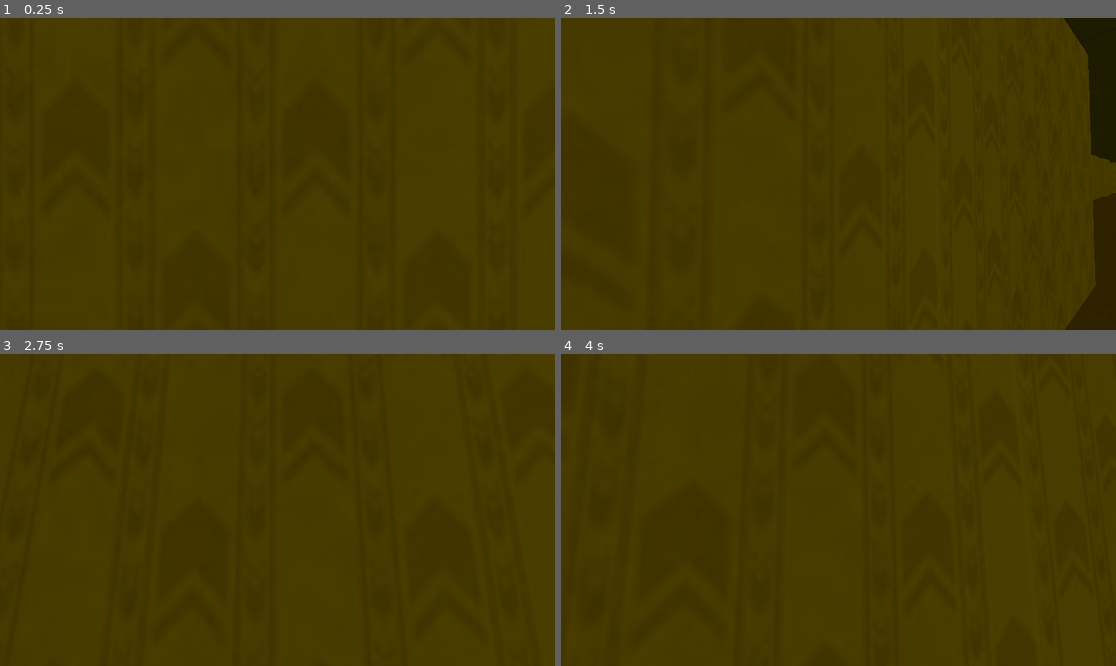
Above: before the commit, frames 1-4 (two rows, left to right).
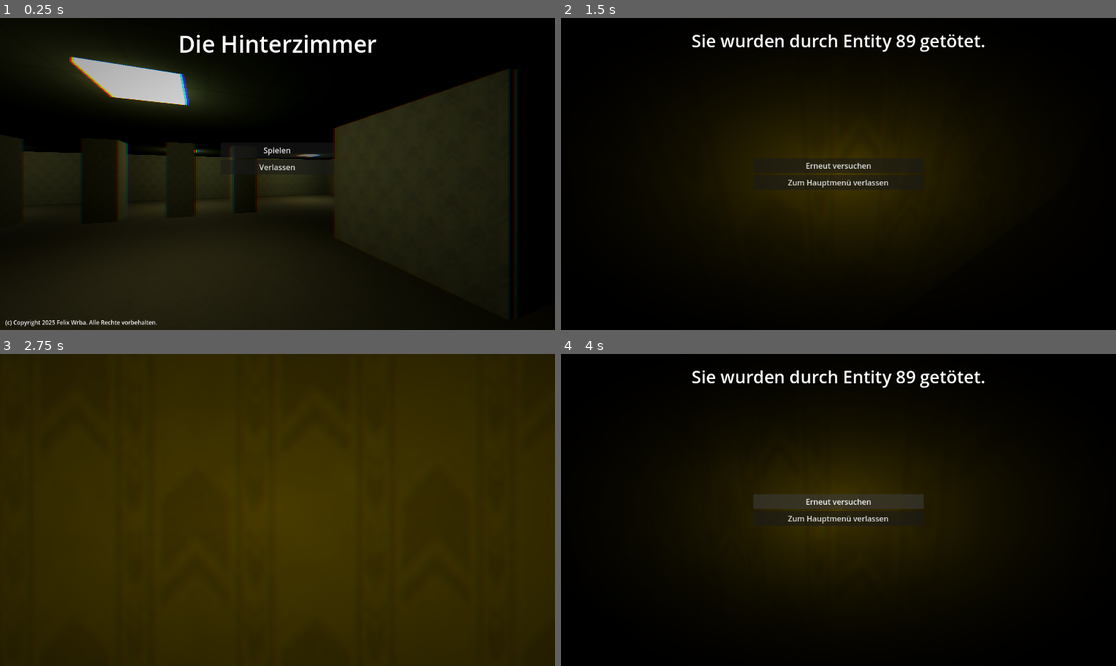
Above: after the commit, the same moments.

Repository: FelixWrba/backrooms_game
Game: Godot game, scene res://screens/menu.tscn
The game is run twice, just before and just after one commit, with the same random seed, the same clock (stepped at 60 frames per second) and the same inputs. Before the commit the project starts from res://main.tscn.
Inputs (mouse positions are in pixels of both pictures, inside the frame that each line leads up to):
- Up to frame 1 (0.25 s): no input
- Up to frame 2 (1.5 s): click (838, 149) at 0.5 s, where only the run after the commit has a clickable "Spielen"; tap Enter at 1.25 s; move the mouse to (866, 174) at 1.27 s; hold Up (ui_up) from 1.28 s (still down)
- Up to frame 3 (2.75 s): tap Space (jump) at 1.52 s; release Up (ui_up) at 2 s; click (277, 500) at 2 s, where only the run after the commit has a clickable "Erneut versuchen"
- Up to frame 4 (4 s): tap Space (jump) at 2.75, 3.02 s; move the mouse to (810, 510) at 2.77 s; hold Up (ui_up) from 2.78 s (still down); move the mouse to (849, 503) at 3.52 s

The runs differ from the first frame. In frame 1, 98% of the frame differs, in the area x 0-100%, y 0-100%; in frame 2, 98%; in frame 3, 20%; in frame 4, 98%.

Commit message:
Added screens

Diff:
--- a/chunks.gd
+++ b/chunks.gd
@@ -33,7 +33,7 @@
 	[0, 0, 0, 0],
 	[0, 1, 1, 1],
 ]
-var chunkWallLookup = createWalllLookup(chunkWalls)
+var chunkWallLookup = createWalllLookup()
 var chunks = {}
 
 func _ready() -> void:
@@ -47,7 +47,7 @@
 	removeChunks(start, end)
 	spawnChunks(start, end)
 
-func createWalllLookup(walls: Array) -> Dictionary:
+func createWalllLookup() -> Dictionary:
 	var lookup = {
 		0: {
 			0: {
--- /dev/null
+++ b/effects.tscn
@@ -0,0 +1,46 @@
+[gd_scene load_steps=5 format=3 uid="uid://bua0ohmdym1mc"]
+
+[ext_resource type="Shader" uid="uid://cwmwpeq8srb15" path="res://rgb_displace.gdshader" id="1_nwluy"]
+[ext_resource type="Shader" uid="uid://bhbflk45jygr8" path="res://vignette.gdshader" id="2_ttf8j"]
+
+[sub_resource type="ShaderMaterial" id="ShaderMaterial_1hsv4"]
+shader = ExtResource("1_nwluy")
+shader_parameter/blur_amount = 9.499999986672947e-08
+shader_parameter/mix_amount = 0.0
+shader_parameter/color_over = Color(0, 0, 0, 1)
+shader_parameter/r_displacement = Vector2(3, 0)
+shader_parameter/g_displacement = Vector2(0, 0)
+shader_parameter/b_displacement = Vector2(-3, 0)
+
+[sub_resource type="ShaderMaterial" id="ShaderMaterial_753un"]
+shader = ExtResource("2_ttf8j")
+shader_parameter/outerRadius = 1.0
+shader_parameter/MainAlpha = 0.330000015675
+
+[node name="Effects" type="Control"]
+layout_mode = 3
+anchors_preset = 15
+anchor_right = 1.0
+anchor_bottom = 1.0
+grow_horizontal = 2
+grow_vertical = 2
+
+[node name="rgb_displace" type="ColorRect" parent="."]
+material = SubResource("ShaderMaterial_1hsv4")
+layout_mode = 1
+anchors_preset = 15
+anchor_right = 1.0
+anchor_bottom = 1.0
+grow_horizontal = 2
+grow_vertical = 2
+color = Color(0, 0, 0, 0)
+
+[node name="ColorRect" type="ColorRect" parent="."]
+material = SubResource("ShaderMaterial_753un")
+layout_mode = 1
+anchors_preset = 15
+anchor_right = 1.0
+anchor_bottom = 1.0
+grow_horizontal = 2
+grow_vertical = 2
+color = Color(0, 0, 0, 0)
--- a/player.gd
+++ b/player.gd
@@ -5,6 +5,8 @@
 const SPEED = 5.0
 const JUMP_VELOCITY = 4.5
 const MOUSE_SENSITIVITY = 0.5
+
+var isPaused = false
 
 func _ready() -> void:
 	Input.set_mouse_mode(Input.MOUSE_MODE_CAPTURED)
@@ -31,7 +33,27 @@
 	move_and_slide()
 
 func _input(event) -> void:
-	if event is InputEventMouseMotion:
+	if event is InputEventMouseMotion and not isPaused:
 		rotate_y(deg_to_rad(-event.relative.x * MOUSE_SENSITIVITY))
 		head.rotate_x(deg_to_rad(-event.relative.y * MOUSE_SENSITIVITY))
 		head.rotation.x = clamp(head.rotation.x, deg_to_rad(-89), deg_to_rad(89))
+
+	# Pause game
+	if Input.is_action_just_pressed("pause") and not isPaused:
+		get_tree().paused = true
+		isPaused = true
+		get_node('head/Camera3D/pause').visible = true
+		Input.set_mouse_mode(Input.MOUSE_MODE_VISIBLE)
+
+	# Die
+	if Input.is_action_just_pressed('ui_up'):
+		get_tree().paused = true
+		get_node('head/Camera3D/death').visible = true
+		Input.set_mouse_mode(Input.MOUSE_MODE_VISIBLE)
+
+# Unpause game
+func _on_pause_continue_game() -> void:
+		get_tree().paused = false
+		isPaused = false
+		get_node('head/Camera3D/pause').visible = false
+		Input.set_mouse_mode(Input.MOUSE_MODE_CAPTURED)
--- a/player.tscn
+++ b/player.tscn
@@ -1,6 +1,9 @@
-[gd_scene load_steps=4 format=3 uid="uid://djq2781rdyser"]
+[gd_scene load_steps=7 format=3 uid="uid://djq2781rdyser"]
 
 [ext_resource type="Script" uid="uid://c3qgrfxkufrvj" path="res://player.gd" id="1_4flbx"]
+[ext_resource type="PackedScene" uid="uid://bua0ohmdym1mc" path="res://effects.tscn" id="2_hqtel"]
+[ext_resource type="PackedScene" uid="uid://b35mktx2ai8k0" path="res://screens/death.tscn" id="2_i3pqv"]
+[ext_resource type="PackedScene" uid="uid://bru2yd5a30up6" path="res://screens/pause.tscn" id="2_onrkg"]
 
 [sub_resource type="CapsuleMesh" id="CapsuleMesh_sh265"]
 
@@ -21,3 +24,13 @@
 transform = Transform3D(0.99999994, 0, 0, 0, 0.99999994, 0, 0, 0, 1, 0, 0.5, 0)
 
 [node name="Camera3D" type="Camera3D" parent="head"]
+
+[node name="Effects" parent="head/Camera3D" instance=ExtResource("2_hqtel")]
+
+[node name="pause" parent="head/Camera3D" instance=ExtResource("2_onrkg")]
+visible = false
+
+[node name="death" parent="head/Camera3D" instance=ExtResource("2_i3pqv")]
+visible = false
+
+[connection signal="continue_game" from="head/Camera3D/pause" to="." method="_on_pause_continue_game"]
--- a/project.godot
+++ b/project.godot
@@ -11,7 +11,7 @@
 [application]
 
 config/name="Backrooms"
-run/main_scene="uid://84l7jcg6di1h"
+run/main_scene="uid://ce721ykaspukj"
 config/features=PackedStringArray("4.5", "Mobile")
 config/icon="res://icon.svg"
 
@@ -42,6 +42,12 @@
 "events": [Object(InputEventKey,"resource_local_to_scene":false,"resource_name":"","device":-1,"window_id":0,"alt_press …(191 unchanged characters)…
 ]
 }
+pause={
+"deadzone": 0.2,
+"events": [Object(InputEventKey,"resource_local_to_scene":false,"resource_name":"","device":-1,"window_id":0,"alt_pressed":false,"shift_pressed":false,"ctrl_pressed":false,"meta_pressed":false,"pressed":false,"keycode":0,"physical_keycode":4194305,"key_label":0,"unicode":0,"location":0,"echo":false,"script":null)
+, Object(InputEventKey,"resource_local_to_scene":false,"resource_name":"","device":-1,"window_id":0,"alt_pressed":false,"shift_pressed":false,"ctrl_pressed":false,"meta_pressed":false,"pressed":false,"keycode":0,"physical_keycode":4194313,"key_label":0,"unicode":0,"location":0,"echo":false,"script":null)
+]
+}
 
 [rendering]
 
--- /dev/null
+++ b/rgb_displace.gdshader
@@ -0,0 +1,20 @@
+shader_type canvas_item;
+
+uniform float blur_amount : hint_range(-2.0, 10.0);
+uniform float mix_amount : hint_range(0.0, 1.0);
+uniform vec4 color_over : source_color;
+uniform sampler2D SCREEN_TEXTURE : hint_screen_texture, filter_linear_mipmap;
+uniform vec2 r_displacement = vec2(3.0, 0.0);
+uniform vec2 g_displacement = vec2(0.0, 0.0);
+uniform vec2 b_displacement = vec2(-3.0, 0.0);
+
+void fragment() {
+float r = textureLod(SCREEN_TEXTURE, SCREEN_UV + vec2(SCREEN_PIXEL_SIZE*r_displacement),blur_amount).r;
+float g = textureLod(SCREEN_TEXTURE, SCREEN_UV + vec2(SCREEN_PIXEL_SIZE*g_displacement), blur_amount).g;
+float b = textureLod(SCREEN_TEXTURE, SCREEN_UV + vec2(SCREEN_PIXEL_SIZE*b_displacement), blur_amount).b;
+vec4 rough = vec4(r,g,b,255.0);
+   vec4 fin = mix(rough, color_over, mix_amount);
+
+	COLOR = vec4(r, g, b, fin.z);
+   COLOR = fin;
+}
--- /dev/null
+++ b/screens/death.gd
@@ -0,0 +1,9 @@
+extends Control
+
+func _on_retry_pressed() -> void:
+	get_tree().paused = false
+	get_tree().change_scene_to_file("res://main.tscn")
+
+func _on_exit_pressed() -> void:
+	get_tree().paused = false
+	get_tree().change_scene_to_file("res://screens/menu.tscn")
--- /dev/null
+++ b/screens/death.gdshader
@@ -0,0 +1,21 @@
+shader_type canvas_item;
+
+uniform float blur_amount : hint_range(-2.0, 10.0);
+uniform float mix_amount : hint_range(0.0, 1.0);
+uniform vec4 color_over : source_color;
+uniform sampler2D SCREEN_TEXTURE : hint_screen_texture, filter_linear_mipmap;
+uniform vec2 r_displacement = vec2(3.0, 0.0);
+uniform vec2 g_displacement = vec2(0.0, 0.0);
+uniform vec2 b_displacement = vec2(-3.0, 0.0);
+
+void fragment() {
+
+float r = textureLod(SCREEN_TEXTURE, SCREEN_UV + vec2(SCREEN_PIXEL_SIZE*r_displacement),blur_amount).r;
+float g = textureLod(SCREEN_TEXTURE, SCREEN_UV + vec2(SCREEN_PIXEL_SIZE*g_displacement), blur_amount).g;
+float b = textureLod(SCREEN_TEXTURE, SCREEN_UV + vec2(SCREEN_PIXEL_SIZE*b_displacement), blur_amount).b;
+vec4 rough = vec4(r,g,b,255.0);
+   vec4 fin = mix(rough, color_over, mix_amount);
+
+	COLOR = vec4(r, g, b, fin.z);
+   COLOR = fin;
+}
--- /dev/null
+++ b/screens/death.tscn
@@ -0,0 +1,92 @@
+[gd_scene load_steps=5 format=3 uid="uid://b35mktx2ai8k0"]
+
+[ext_resource type="Script" uid="uid://bjuant4g0h6h6" path="res://screens/death.gd" id="1_u0uju"]
+[ext_resource type="Shader" uid="uid://bhbflk45jygr8" path="res://vignette.gdshader" id="2_43847"]
+
+[sub_resource type="ShaderMaterial" id="ShaderMaterial_0vewd"]
+shader = ExtResource("2_43847")
+shader_parameter/outerRadius = 1.0
+shader_parameter/MainAlpha = 0.750000035625
+
+[sub_resource type="LabelSettings" id="LabelSettings_a6ppo"]
+font_size = 36
+outline_size = 1
+outline_color = Color(0, 0, 0, 1)
+
+[node name="death" type="Control"]
+layout_mode = 3
+anchors_preset = 15
+anchor_right = 1.0
+anchor_bottom = 1.0
+grow_horizontal = 2
+grow_vertical = 2
+script = ExtResource("1_u0uju")
+
+[node name="vignette" type="ColorRect" parent="."]
+material = SubResource("ShaderMaterial_0vewd")
+layout_mode = 1
+anchors_preset = 15
+anchor_right = 1.0
+anchor_bottom = 1.0
+grow_horizontal = 2
+grow_vertical = 2
+color = Color(0, 0, 0, 0.14117648)
+
+[node name="rgb_displace" type="ColorRect" parent="."]
+material = SubResource("ShaderMaterial_0vewd")
+layout_mode = 1
+anchors_preset = 15
+anchor_right = 1.0
+anchor_bottom = 1.0
+grow_horizontal = 2
+grow_vertical = 2
+color = Color(0, 0, 0, 0.14117648)
+
+[node name="ui" type="Control" parent="."]
+z_index = 1
+z_as_relative = false
+layout_mode = 1
+anchors_preset = 15
+anchor_right = 1.0
+anchor_bottom = 1.0
+grow_horizontal = 2
+grow_vertical = 2
+
+[node name="Label" type="Label" parent="ui"]
+layout_mode = 1
+anchors_preset = 5
+anchor_left = 0.5
+anchor_right = 0.5
+offset_left = -305.0
+offset_top = 22.0
+offset_right = 305.0
+offset_bottom = 72.0
+grow_horizontal = 2
+text = "Sie wurden durch Entity 89 getötet."
+label_settings = SubResource("LabelSettings_a6ppo")
+
+[node name="VBoxContainer" type="VBoxContainer" parent="ui"]
+layout_mode = 1
+anchors_preset = 8
+anchor_left = 0.5
+anchor_top = 0.5
+anchor_right = 0.5
+anchor_bottom = 0.5
+offset_left = -177.0
+offset_top = -33.0
+offset_right = 177.0
+offset_bottom = 33.0
+grow_horizontal = 2
+grow_vertical = 2
+
+[node name="retry" type="Button" parent="ui/VBoxContainer"]
+process_mode = 3
+layout_mode = 2
+text = "Erneut versuchen"
+
+[node name="exit" type="Button" parent="ui/VBoxContainer"]
+layout_mode = 2
+text = "Zum Hauptmenü verlassen"
+
+[connection signal="pressed" from="ui/VBoxContainer/retry" to="." method="_on_retry_pressed"]
+[connection signal="pressed" from="ui/VBoxContainer/exit" to="." method="_on_exit_pressed"]
--- /dev/null
+++ b/screens/menu.gd
@@ -0,0 +1,7 @@
+extends Control
+
+func _on_play_button_pressed() -> void:
+	get_tree().change_scene_to_file("res://main.tscn")
+
+func _on_exit_button_pressed() -> void:
+	get_tree().quit()
--- /dev/null
+++ b/screens/menu.tscn
@@ -0,0 +1,146 @@
+[gd_scene load_steps=13 format=3 uid="uid://ce721ykaspukj"]
+
+[ext_resource type="PackedScene" uid="uid://g6x5cxk0a8gj" path="res://chunks/0.tscn" id="1_4hy44"]
+[ext_resource type="PackedScene" uid="uid://bq5rmnmi6yaw0" path="res://chunks/2.tscn" id="2_ytr4m"]
+[ext_resource type="PackedScene" uid="uid://3rkb2krrjvla" path="res://chunks/4.tscn" id="3_l48gv"]
+[ext_resource type="PackedScene" uid="uid://bl86rxp5sklx1" path="res://chunks/6.tscn" id="4_ecwwl"]
+[ext_resource type="PackedScene" uid="uid://bua0ohmdym1mc" path="res://effects.tscn" id="4_gq33n"]
+[ext_resource type="Script" uid="uid://bg2axuu48yq8f" path="res://screens/menu.gd" id="4_l48gv"]
+[ext_resource type="PackedScene" uid="uid://ddkmrk1vutgkq" path="res://chunks/12.tscn" id="5_ytr4m"]
+
+[sub_resource type="LabelSettings" id="LabelSettings_4hy44"]
+font_size = 48
+outline_size = 1
+outline_color = Color(0, 0, 0, 1)
+
+[sub_resource type="LabelSettings" id="LabelSettings_l48gv"]
+font_size = 12
+outline_size = 1
+outline_color = Color(0, 0, 0, 1)
+
+[sub_resource type="Animation" id="Animation_ecwwl"]
+length = 0.001
+tracks/0/type = "bezier"
+tracks/0/imported = false
+tracks/0/enabled = true
+tracks/0/path = NodePath("Camera3D:rotation:y")
+tracks/0/interp = 1
+tracks/0/loop_wrap = true
+tracks/0/keys = {
+"handle_modes": PackedInt32Array(0),
+"points": PackedFloat32Array(-1.9024088, -0.25, 0, 0.25, 0),
+"times": PackedFloat32Array(0)
+}
+
+[sub_resource type="Animation" id="Animation_l48gv"]
+resource_name = "menu_animation"
+length = 20.0
+loop_mode = 1
+tracks/0/type = "bezier"
+tracks/0/imported = false
+tracks/0/enabled = true
+tracks/0/path = NodePath("Camera3D:rotation:y")
+tracks/0/interp = 1
+tracks/0/loop_wrap = true
+tracks/0/keys = {
+"handle_modes": PackedInt32Array(2, 2, 2),
+"points": PackedFloat32Array(-1.9198622, 0, 0, 0.16666667, 0, -2.443461, -1.6666667, 0.08726647, 0, 0, -1.9198622, -1.6666667, -0.08726647, 0, 0),
+"times": PackedFloat32Array(0, 10, 20)
+}
+
+[sub_resource type="AnimationLibrary" id="AnimationLibrary_kk3ma"]
+_data = {
+&"RESET": SubResource("Animation_ecwwl"),
+&"menu_animation": SubResource("Animation_l48gv")
+}
+
+[node name="Node3D" type="Node3D"]
+
+[node name="0" parent="." instance=ExtResource("1_4hy44")]
+
+[node name="2" parent="." instance=ExtResource("2_ytr4m")]
+transform = Transform3D(1, 0, 0, 0, 1, 0, 0, 0, 1, 8, 0, 0)
+
+[node name="3" parent="." instance=ExtResource("2_ytr4m")]
+transform = Transform3D(1, 0, 0, 0, 1, 0, 0, 0, 1, 8, 0, -8)
+
+[node name="4" parent="." instance=ExtResource("3_l48gv")]
+transform = Transform3D(1, 0, 0, 0, 1, 0, 0, 0, 1, 8, 0, 7)
+
+[node name="Camera3D" type="Camera3D" parent="."]
+transform = Transform3D(-0.3255681, 0, -0.9455186, 0, 1, 0, 0.9455186, 0, -0.3255681, -3.133, 1.8, 0.7113614)
+far = 100.0
+
+[node name="Effects" parent="Camera3D" instance=ExtResource("4_gq33n")]
+
+[node name="menu" type="Control" parent="Camera3D"]
+layout_mode = 3
+anchors_preset = 15
+anchor_right = 1.0
+anchor_bottom = 1.0
+grow_horizontal = 2
+grow_vertical = 2
+script = ExtResource("4_l48gv")
+
+[node name="title" type="Label" parent="Camera3D/menu"]
+layout_mode = 1
+anchors_preset = 5
+anchor_left = 0.5
+anchor_right = 0.5
+offset_left = -204.0
+offset_top = 20.0
+offset_right = 204.0
+offset_bottom = 87.0
+grow_horizontal = 2
+text = "Die Hinterzimmer"
+label_settings = SubResource("LabelSettings_4hy44")
+
+[node name="Control" type="VBoxContainer" parent="Camera3D/menu"]
+layout_mode = 1
+anchors_preset = 8
+anchor_left = 0.5
+anchor_top = 0.5
+anchor_right = 0.5
+anchor_bottom = 0.5
+offset_left = -118.25
+offset_top = -65.0
+offset_right = 118.25
+offset_bottom = 65.0
+grow_horizontal = 2
+grow_vertical = 2
+
+[node name="play_button" type="Button" parent="Camera3D/menu/Control"]
+layout_mode = 2
+text = "Spielen"
+
+[node name="exit_button" type="Button" parent="Camera3D/menu/Control"]
+layout_mode = 2
+text = "Verlassen"
+
+[node name="copyright" type="Label" parent="Camera3D/menu"]
+layout_mode = 1
+anchors_preset = 2
+anchor_top = 1.0
+anchor_bottom = 1.0
+offset_left = 11.0
+offset_top = -24.0
+offset_right = 432.0
+offset_bottom = -7.0
+grow_vertical = 0
+text = "(c) Copyright 2025 Felix Wrba. Alle Rechte vorbehalten."
+label_settings = SubResource("LabelSettings_l48gv")
+
+[node name="6" parent="." instance=ExtResource("4_ecwwl")]
+transform = Transform3D(-0.99999994, 0, -8.742277e-08, 0, 1, 0, 8.742277e-08, 0, -0.99999994, 0, 0, 8)
+
+[node name="AnimationPlayer" type="AnimationPlayer" parent="."]
+libraries = {
+&"": SubResource("AnimationLibrary_kk3ma")
+}
+autoplay = "menu_animation"
+
+[node name="12" parent="." instance=ExtResource("5_ytr4m")]
+transform = Transform3D(1, 0, 0, 0, 1, 0, 0, 0, 1, 0, 0, 16)
+
+[connection signal="pressed" from="Camera3D/menu/Control/play_button" to="Camera3D/menu" method="_on_play_button_pressed"]
+[connection signal="pressed" from="Camera3D/menu/Control/exit_button" to="Camera3D/menu" method="_on_exit_button_pressed"]
--- /dev/null
+++ b/screens/pause.gd
@@ -0,0 +1,10 @@
+extends Control
+
+signal continue_game
+
+func _on_continue_pressed() -> void:
+	continue_game.emit()
+
+func _on_exit_pressed() -> void:
+	get_tree().paused = false
+	get_tree().change_scene_to_file("res://screens/menu.tscn")
--- /dev/null
+++ b/screens/pause.tscn
@@ -0,0 +1,76 @@
+[gd_scene load_steps=4 format=3 uid="uid://bru2yd5a30up6"]
+
+[ext_resource type="Script" uid="uid://c611yvbck10dy" path="res://screens/pause.gd" id="1_kfbtg"]
+
+[sub_resource type="StyleBoxFlat" id="StyleBoxFlat_kfbtg"]
+content_margin_left = 0.0
+content_margin_top = 0.0
+content_margin_right = 0.0
+content_margin_bottom = 0.0
+bg_color = Color(0, 0, 0, 0.19215687)
+corner_radius_top_left = 3
+corner_radius_top_right = 3
+corner_radius_bottom_right = 3
+corner_radius_bottom_left = 3
+
+[sub_resource type="LabelSettings" id="LabelSettings_5all0"]
+font_size = 48
+outline_size = 1
+outline_color = Color(0, 0, 0, 1)
+
+[node name="pause" type="Control"]
+process_mode = 3
+layout_mode = 3
+anchors_preset = 15
+anchor_right = 1.0
+anchor_bottom = 1.0
+grow_horizontal = 2
+grow_vertical = 2
+script = ExtResource("1_kfbtg")
+
+[node name="Panel" type="Panel" parent="."]
+layout_mode = 1
+anchors_preset = 15
+anchor_right = 1.0
+anchor_bottom = 1.0
+grow_horizontal = 2
+grow_vertical = 2
+theme_override_styles/panel = SubResource("StyleBoxFlat_kfbtg")
+
+[node name="Label" type="Label" parent="Panel"]
+layout_mode = 1
+anchors_preset = 5
+anchor_left = 0.5
+anchor_right = 0.5
+offset_left = -158.0
+offset_top = 45.0
+offset_right = 158.0
+offset_bottom = 112.0
+grow_horizontal = 2
+text = "Spiel pausiert"
+label_settings = SubResource("LabelSettings_5all0")
+
+[node name="VBoxContainer" type="VBoxContainer" parent="Panel"]
+layout_mode = 1
+anchors_preset = 8
+anchor_left = 0.5
+anchor_top = 0.5
+anchor_right = 0.5
+anchor_bottom = 0.5
+offset_left = -165.25
+offset_top = -33.0
+offset_right = 165.25
+offset_bottom = 33.0
+grow_horizontal = 2
+grow_vertical = 2
+
+[node name="continue" type="Button" parent="Panel/VBoxContainer"]
+layout_mode = 2
+text = "Fortsetzen"
+
+[node name="exit" type="Button" parent="Panel/VBoxContainer"]
+layout_mode = 2
+text = "Zum Hauptmenü verlassen"
+
+[connection signal="pressed" from="Panel/VBoxContainer/continue" to="." method="_on_continue_pressed"]
+[connection signal="pressed" from="Panel/VBoxContainer/exit" to="." method="_on_exit_pressed"]
--- /dev/null
+++ b/vignette.gdshader
@@ -0,0 +1,11 @@
+shader_type canvas_item;
+
+uniform float outerRadius : hint_range(0.0, 5.0) = 1.0;
+uniform float MainAlpha : hint_range(0.0, 1.0) = 0.5;
+
+void fragment() {
+	float x = abs(UV.x-.5)*2.0;
+	float y = abs(UV.y-.5)*2.0;
+	float v = (sqrt((x*x)+(y*y))/outerRadius);
+	COLOR = vec4(0,0,0,v*MainAlpha);
+}
Not shown, added: rgb_displace.gdshader.uid
Not shown, added: screens/death.gd.uid
Not shown, added: screens/death.gdshader.uid
Not shown, added: screens/menu.gd.uid
Not shown, added: screens/pause.gd.uid
Not shown, added: vignette.gdshader.uid
